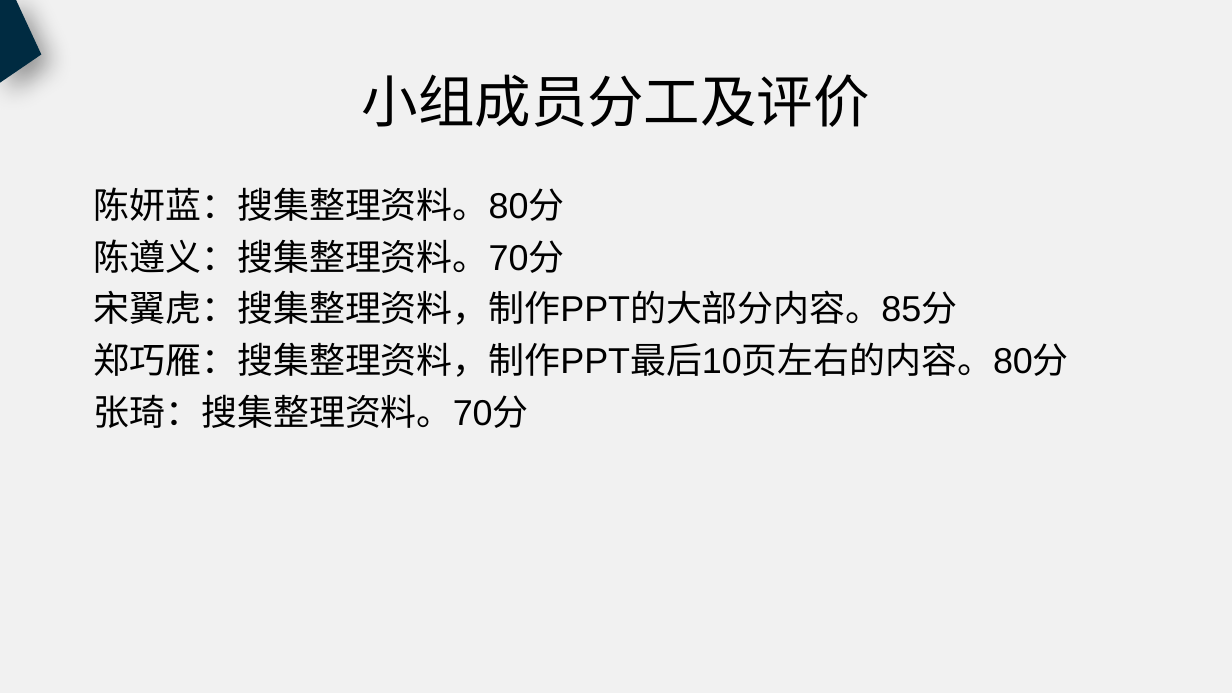
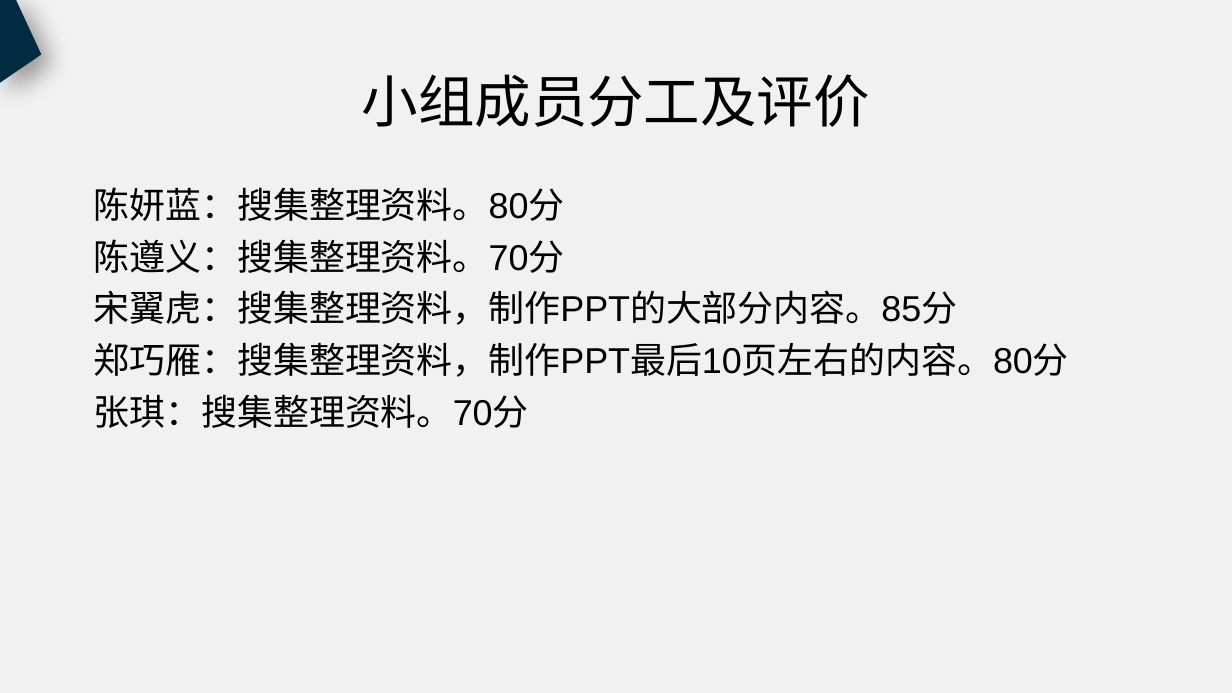
Before and after one commit to PRD2018-G18/PRD2018, a slide deck: slide 75 of 非受控文档/过程文档/UML概述/UML概述（新）.pptx. Drawn at 1232x693 pixels with LibreOffice and Linux fonts; fonts in the diff are those of the drawing. Boxes give left, top, right and bottom in pixels: in the first picture for what was removed or moved away, otherwise in the second. Text is boxed around its words. In the diff, an @@ line names an element or a change of style, - is before the commit and + after.

```diff
--- a/非受控文档/过程文档/UML概述/UML概述（新）.pptx
+++ b/非受控文档/过程文档/UML概述/UML概述（新）.pptx
@@ text at (94, 394, 529, 428): text changed @@
-张琦：搜集整理资料。70分
+张琪：搜集整理资料。70分
```
Also in this commit, not shown: 5 other slides changed, 1 slide added.
